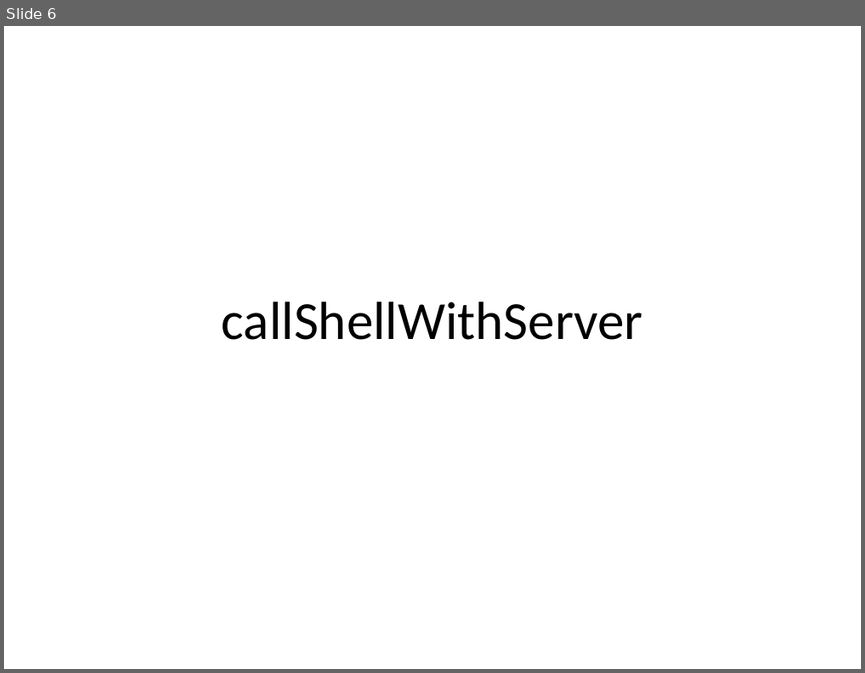
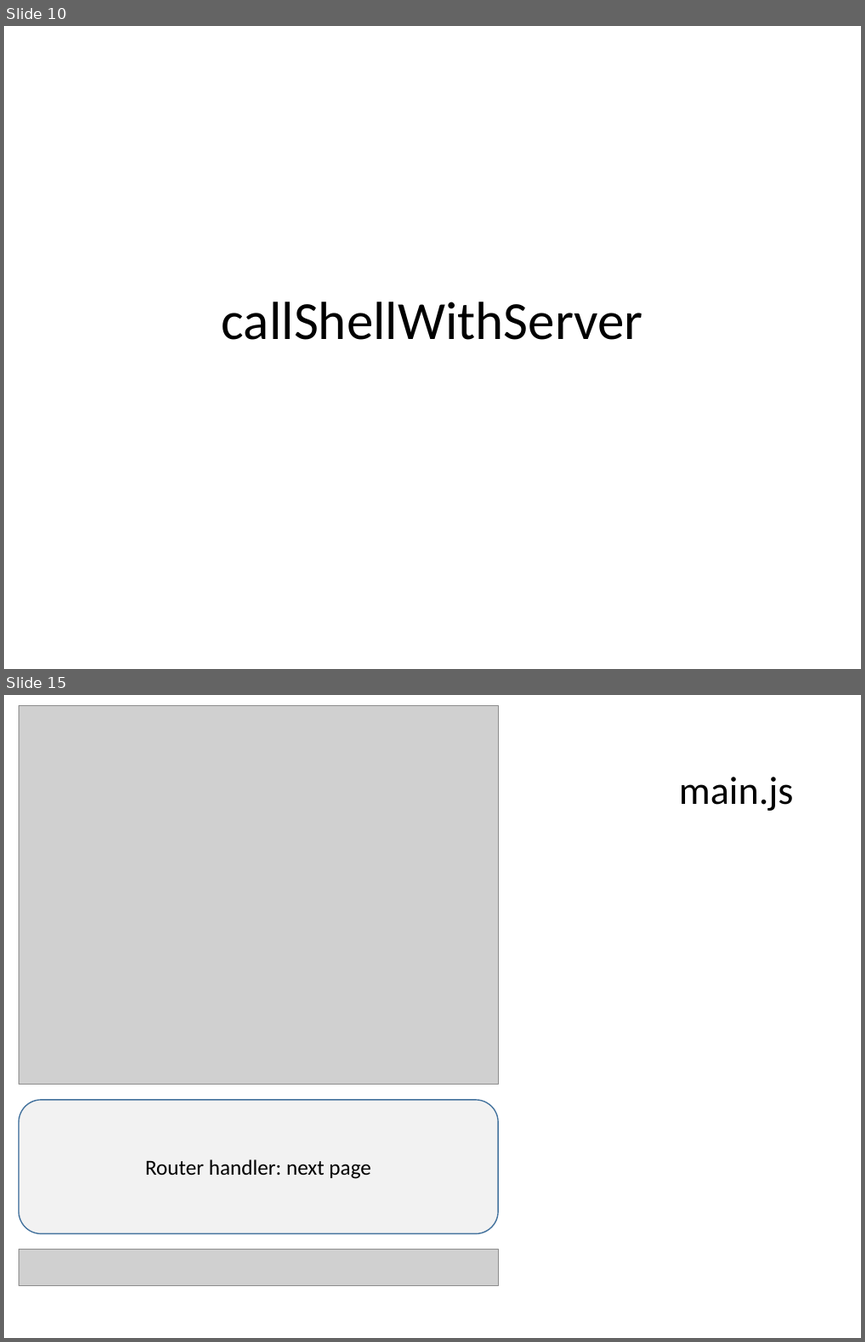
Before and after one commit to jyunming-chen/node-study, a slide deck: study.pptx. Shown one above the other, each under a label of ours: slide 6 before the commit, slides 10 and 15 after it; the slides between them are not shown. The pictures are 865x673 and 865x1342 pixels, drawn with LibreOffice and Linux fonts; fonts in the diff are those of the drawing; grey boxes stand for pictures. Boxes give left, top, right and bottom in pixels: in the first picture for what was removed or moved away, otherwise in the second. Text is boxed around its words. In the diff, an @@ line names an element or a change of style, - is before the commit and + after.

```diff
--- a/study.pptx
+++ b/study.pptx
@@ slide 15 added at (4,695,861,1338), background #FFFFFF @@
@@ picture added at (18,705,498,1084) @@
@@ title added at (679,777,794,811), 33 pt, text #000000 @@
+main.js
@@ rounded rectangle added at (18,1100,498,1233), fill #F2F2F2, outline #43739E 1 pt, 18 pt, text #000000 @@
+Router handler: next page
@@ picture added at (18,1248,498,1286) @@
@@ what was slide 6 is now slide 10 @@
```
Also in this commit, not shown: 6 slides changed, 21 other slides added, 1 slide removed, 29 other files.
